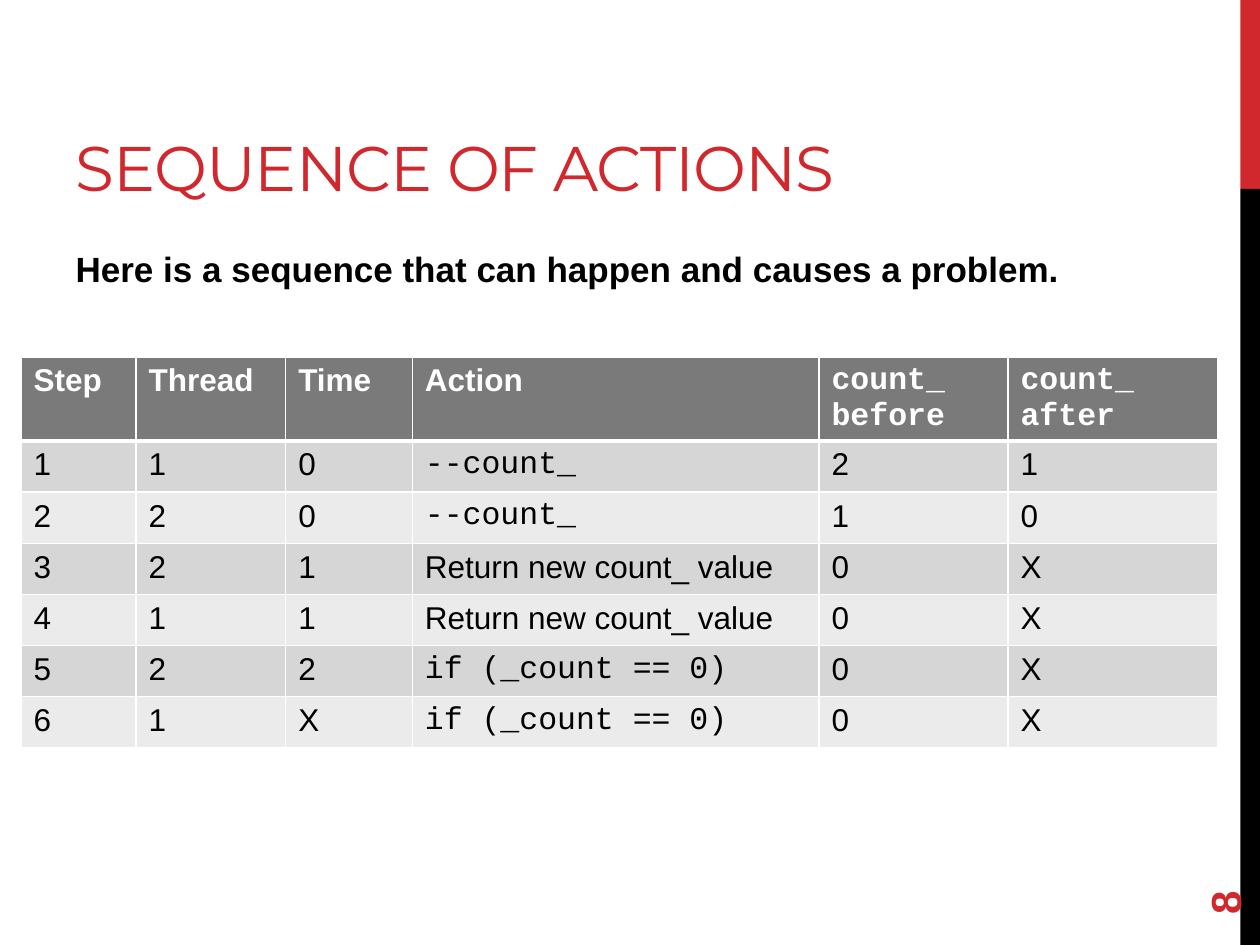
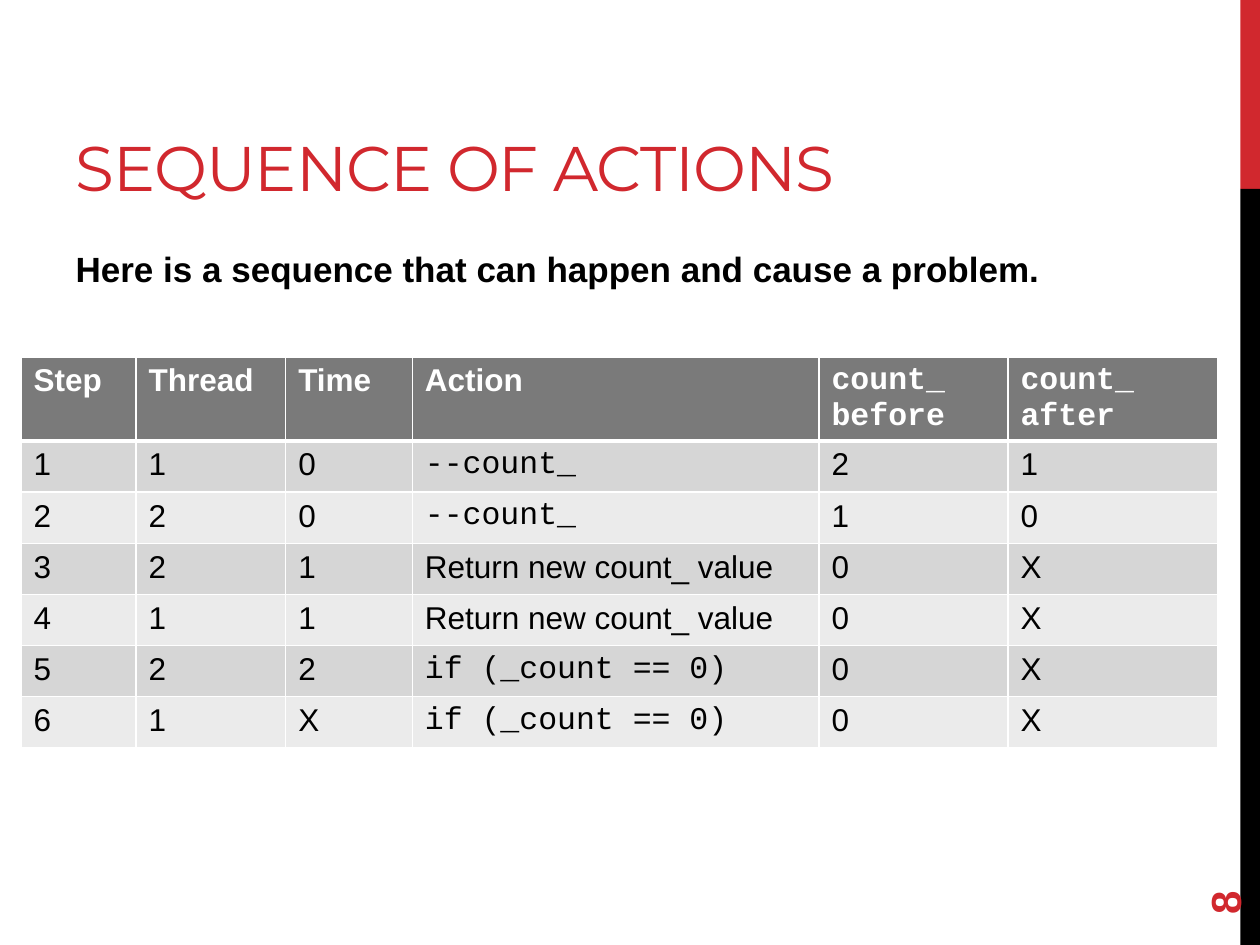
Before and after one commit to joshpeterson/DevelopingConcurrentSoftware, a slide deck: slide 8 of Lectures/Case Study - Atomics and Object Lifetime/Case Study - Atomics and Object Lifetime.pptx. Drawn at 1260x945 pixels with LibreOffice and Linux fonts; fonts in the diff are those of the drawing. Boxes give left, top, right and bottom in pixels: in the first picture for what was removed or moved away, otherwise in the second. Text is boxed around its words. In the diff, an @@ line names an element or a change of style, - is before the commit and + after.

Commit message:
Update a few lectures.

```diff
--- a/Lectures/Case Study - Atomics and Object Lifetime/Case Study - Atomics and Object Lifetime.pptx
+++ b/Lectures/Case Study - Atomics and Object Lifetime/Case Study - Atomics and Object Lifetime.pptx
@@ text at (x1=76, y1=256, x2=1039, y2=289): text changed @@
-Here is a sequence that can happen and causes a problem.
+Here is a sequence that can happen and cause a problem.
```
Also in this commit, not shown: 1 other slide changed, 2 other files.
